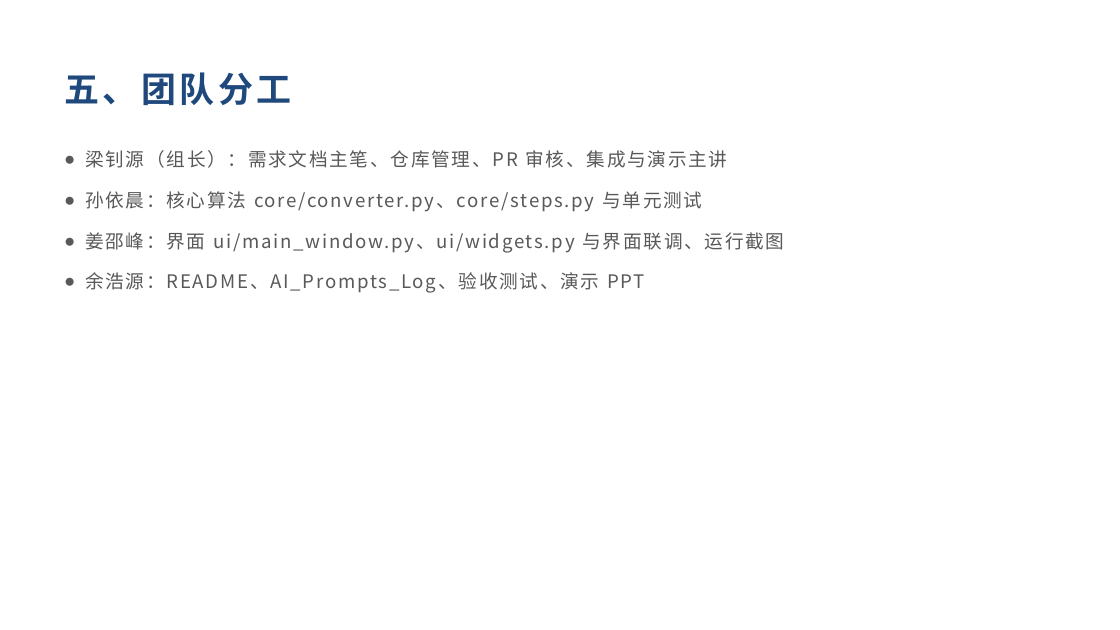
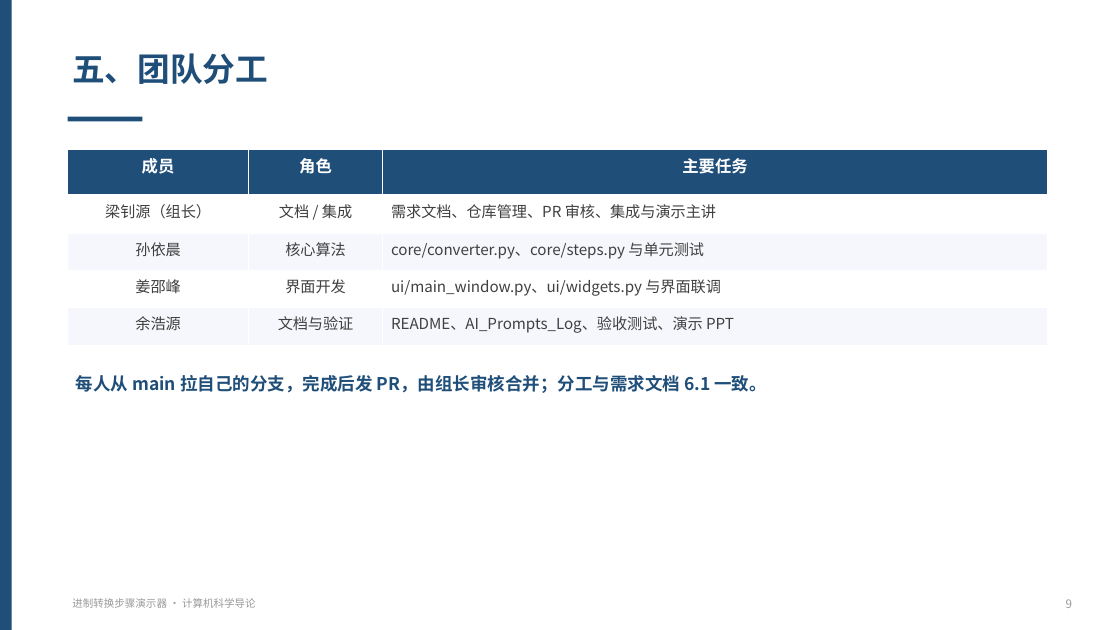
Before and after one commit to nekodoorl/cs-intro-viz, a slide deck: slide 9 of docs/演示PPT.pptx. Drawn at 1120x630 pixels with LibreOffice and Linux fonts; fonts in the diff are those of the drawing. Boxes give left, top, right and bottom in pixels: in the first picture for what was removed or moved away, otherwise in the second. Text is boxed around its words. In the diff, an @@ line names an element or a change of style, - is before the commit and + after.

Commit message:
docs: 优化演示 PPT 视觉（统一版式、卡片与表格）

```diff
--- a/docs/演示PPT.pptx
+++ b/docs/演示PPT.pptx
@@ rectangle added at bbox=[0, 0, 12, 630], fill #1F4E79 @@
@@ text "五、团队分工": place and size @@
-text "五、团队分工" at bbox=[64, 72, 291, 105]
+text "五、团队分工" at bbox=[72, 53, 268, 84]
@@ text "五、团队分工" at bbox=[72, 53, 268, 84]: size 30 to 28 pt, text colour #1F497D to #1F4E79, letter spacing 3 to 0 pt; vertical alignment middle to top @@
@@ rectangle added at bbox=[68, 117, 143, 122], fill #1F4E79 @@
@@ table added at bbox=[68, 150, 1049, 337], 5 rows, 3 columns @@
+成员 | 角色 | 主要任务
+梁钊源（组长） | 文档 / 集成 | 需求文档、仓库管理、PR 审核、集成与演示主讲
+孙依晨 | 核心算法 | core/converter.py、core/steps.py 与单元测试
+姜邵峰 | 界面开发 | ui/main_window.py、ui/widgets.py 与界面联调
+余浩源 | 文档与验证 | README、AI_Prompts_Log、验收测试、演示 PPT
@@ text removed at bbox=[85, 150, 785, 293] @@
-● 梁钊源（组长）：需求文档主笔、仓库管理、PR 审核、集成与演示主讲
-● 孙依晨：核心算法 core/converter.py、core/steps.py 与单元测试
-● 姜邵峰：界面 ui/main_window.py、ui/widgets.py 与界面联调、运行截图
-● 余浩源：README、AI_Prompts_Log、验收测试、演示 PPT
@@ text added at bbox=[76, 375, 766, 393], 15 pt, text #1F4E79, bold @@
+每人从 main 拉自己的分支，完成后发 PR，由组长审核合并；分工与需求文档 6.1 一致。
@@ text added at bbox=[72, 598, 256, 608], 9 pt, text #999999 @@
+进制转换步骤演示器 · 计算机科学导论
@@ text added at bbox=[1066, 599, 1072, 608], 10 pt, text #999999 @@
+9
```
Also in this commit, not shown: 10 other slides changed.
